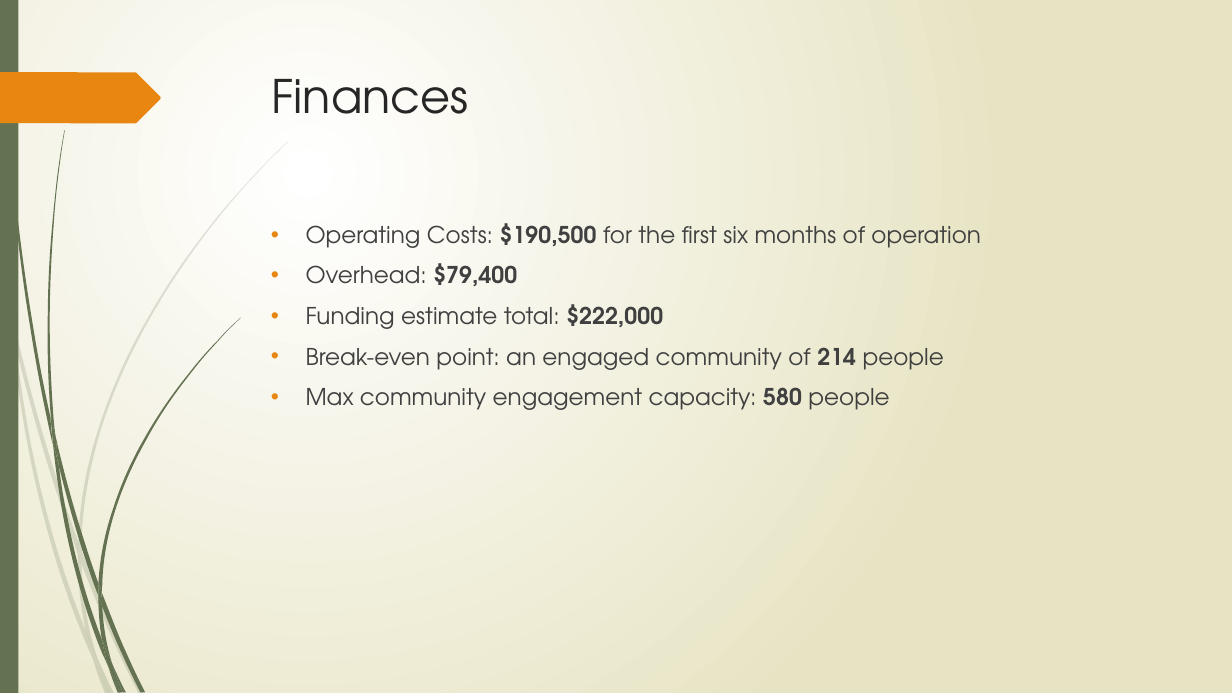
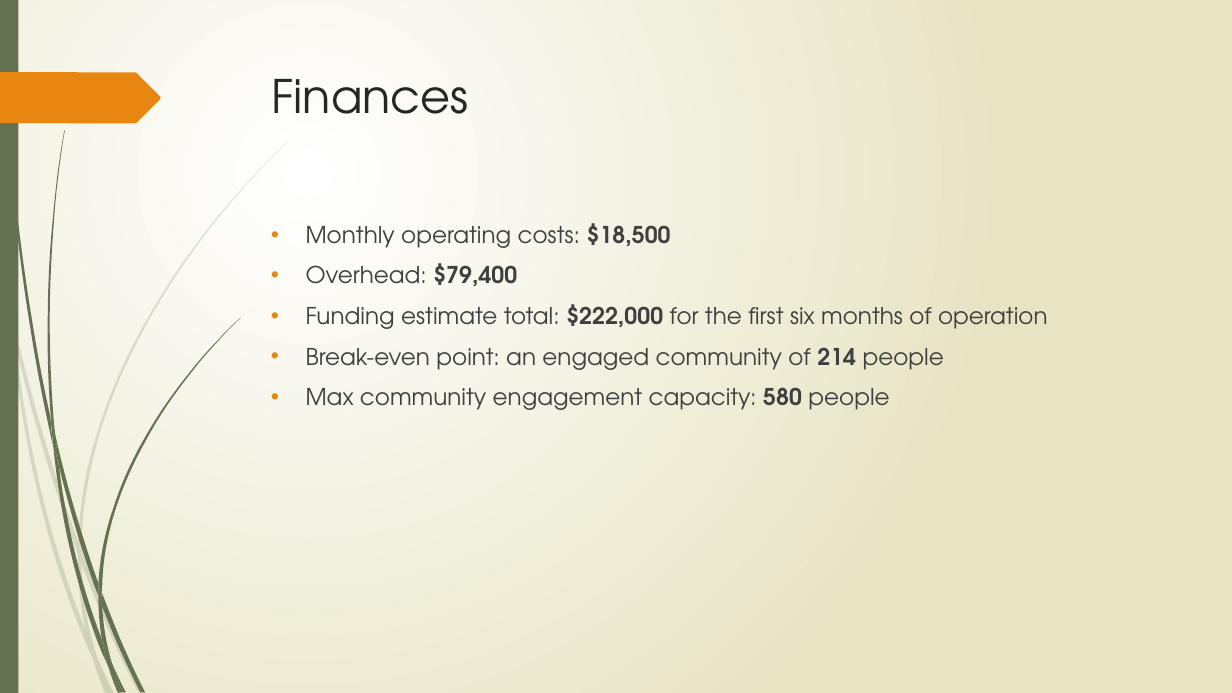
Before and after one commit to tieje/dogen, a slide deck: slide 19 of Presentation/SocialHub_FrancisT_06_23_2020.pptx. Drawn at 1232x693 pixels with LibreOffice and Linux fonts; fonts in the diff are those of the drawing. Boxes give left, top, right and bottom in pixels: in the first picture for what was removed or moved away, otherwise in the second. Text is boxed around its words. In the diff, an @@ line names an element or a change of style, - is before the commit and + after.

Commit message:
completed presentation draft 1

```diff
--- a/Presentation/SocialHub_FrancisT_06_23_2020.pptx
+++ b/Presentation/SocialHub_FrancisT_06_23_2020.pptx
@@ text at (306,223,671,248): text changed @@
-• Operating Costs: $190,500 for the first six months of operation
+• Monthly operating costs: $18,500
@@ text at (306,304,1048,329): text changed @@
-• Funding estimate total: $222,000
+• Funding estimate total: $222,000 for the first six months of operation
```
Also in this commit, not shown: 3 other slides changed.
